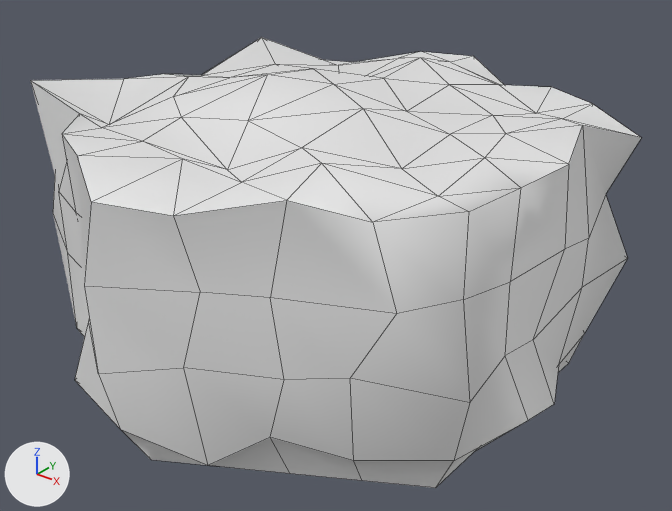
One commit to the FBX model Assets/Land/Flat.fbx: the scene before it, then after it.
Rendered twice from a 50 mm lens placed at (2.16, -2.66, 2.08), pointed at (0.05, -0.02, 0.45). The lights are fixed; the arrows at lower left show +X, +Y and +Z. Mesh edges are drawn as thin lines. Where no turn or scale is listed for an object, it has been applied to the vertices.

Objects in the first picture: 'Surface'.
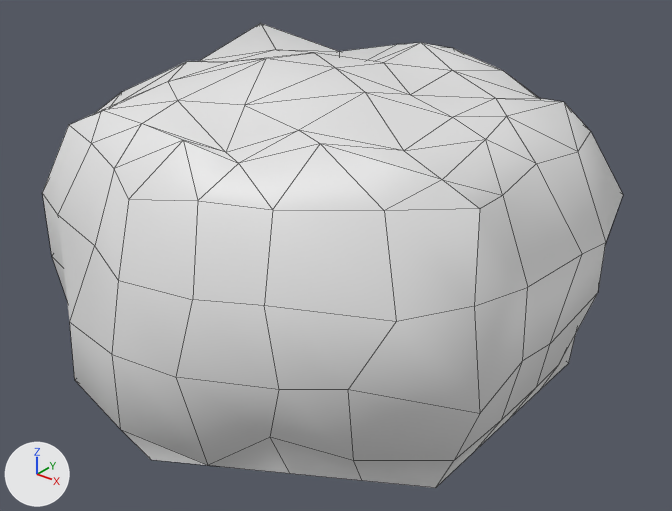
The change, as a list of edits to the scene's bpy script:
```text
Change me_cylinder_001:
    used by ob_surface; location = (0.0, 0.0, 0.0)
    remove me_cylinder_001.from_pydata(...)  # 157 vertices, 192 faces; spans x -1.04..1.06, y -1.17..1.15, z 0.0..1.15
    add me_cylinder_001.from_pydata(...)  # 157 vertices, 192 faces; spans x -1.11..1.07, y -1.11..1.21, z 0.0..1.22
    me_cylinder_001 part 1: 113 of 157 vertices moved; they spanned x -1.04..1.06, y -1.17..1.15, z 0.11..1.15 and now span x -1.11..1.07, y -1.1..1.21, z 0.19..1.22; mean shift (0.0, 0.0, 0.02); largest move (-1.03, -0.59, 1.1) -> (-0.85, -0.46, 0.96)
    me_cylinder_001 part 2: edges marked sharp go from 74 to 5
```

Location of each change, [x1, y1, x2, y2] in pixels of the pictures (672 x 511 px; the box of a moved part takes in the faces that stretch with it):
'Surface', reshaped
    before: [30, 37, 641, 488]
    after: [42, 23, 623, 488]
part 1 of me_cylinder_001, moved or reshaped
    before: [30, 37, 641, 465]
    after: [42, 23, 623, 465]
part 2 of me_cylinder_001, shading changed
    both: [122, 430, 453, 488]
